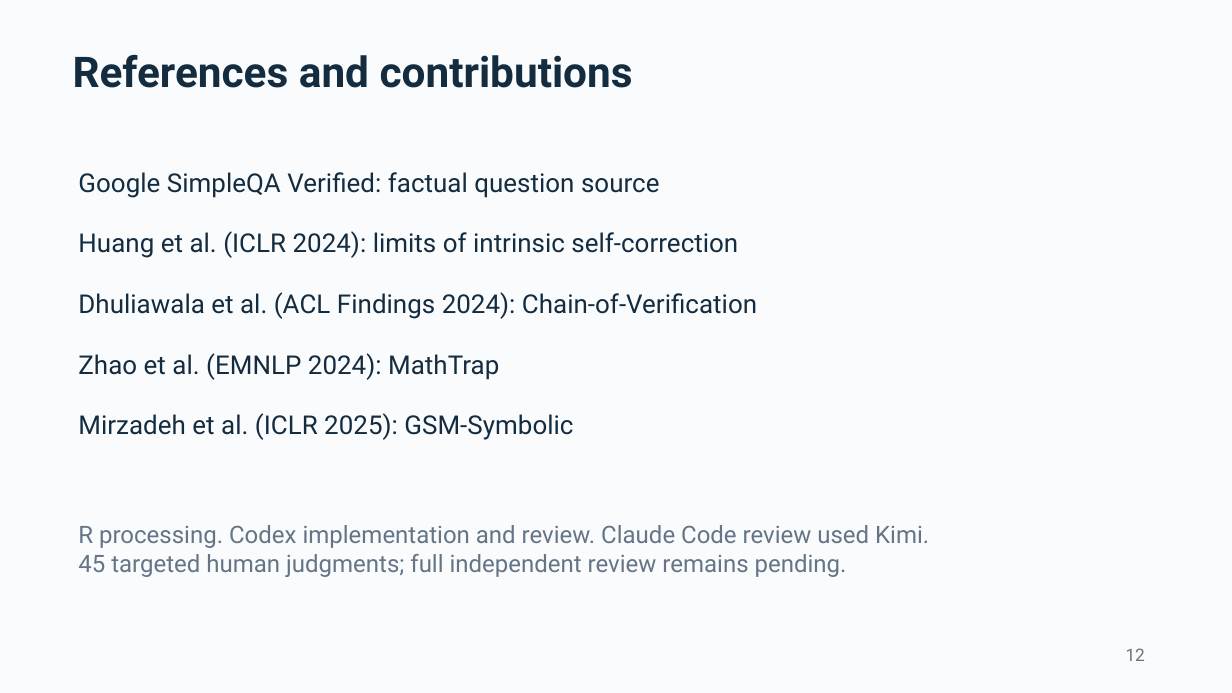
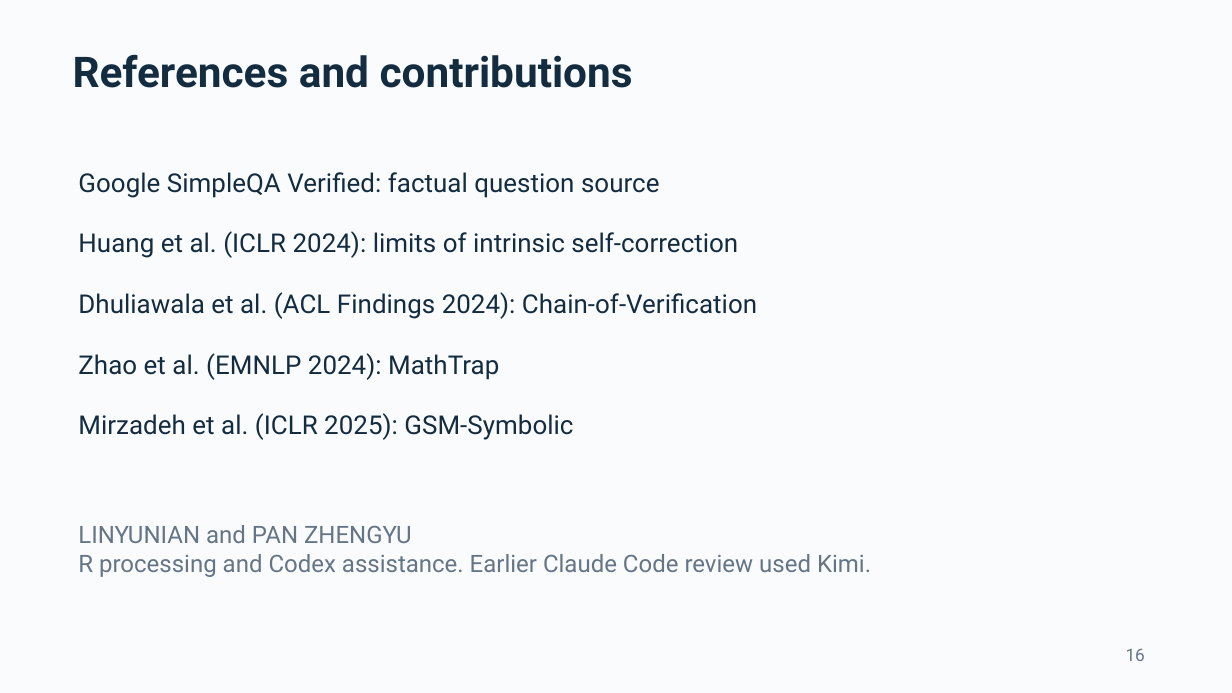
Before and after one commit to ThomasLin070217/comp2501-ai-reliability, a slide deck: slide 16 of Submission_Pack/COMP2501_presentation.pptx (slide 12 before the commit). Drawn at 1232x693 pixels with LibreOffice and Linux fonts; fonts in the diff are those of the drawing. Boxes give left, top, right and bottom in pixels: in the first picture for what was removed or moved away, otherwise in the second. Text is boxed around its words. In the diff, an @@ line names an element or a change of style, - is before the commit and + after.

```diff
--- a/Submission_Pack/COMP2501_presentation.pptx
+++ b/Submission_Pack/COMP2501_presentation.pptx
@@ text at (78, 525, 871, 577): text changed @@
-R processing. Codex implementation and review. Claude Code review used Kimi.
-45 targeted human judgments; full independent review remains pending.
+LINYUNIAN and PAN ZHENGYU
+R processing and Codex assistance. Earlier Claude Code review used Kimi.
@@ text at (1126, 648, 1145, 661): text changed @@
-12
+16
```
Also in this commit, not shown: 7 other slides changed, 5 slides added, 1 slide removed, 20 other files.
